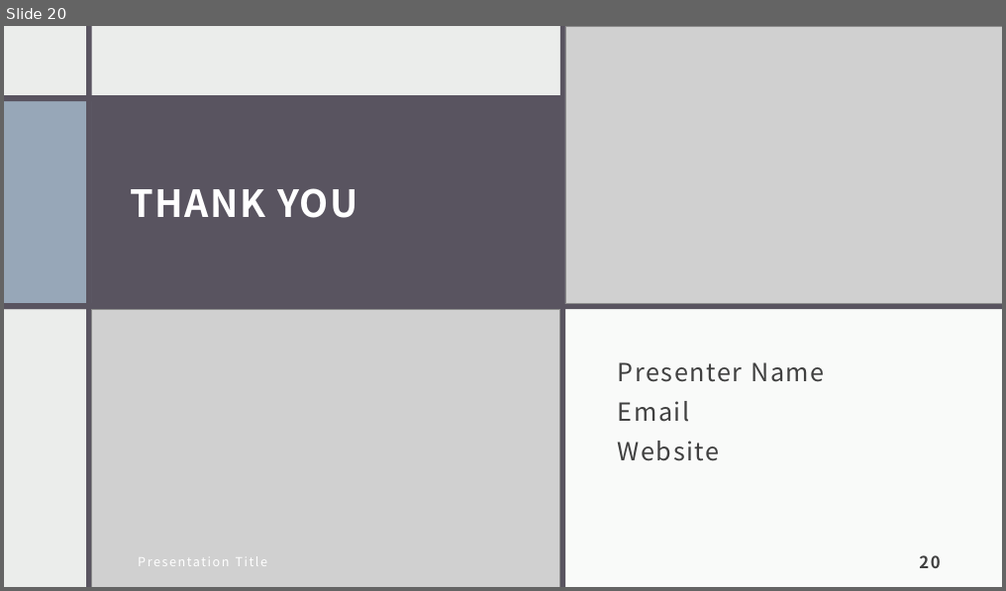
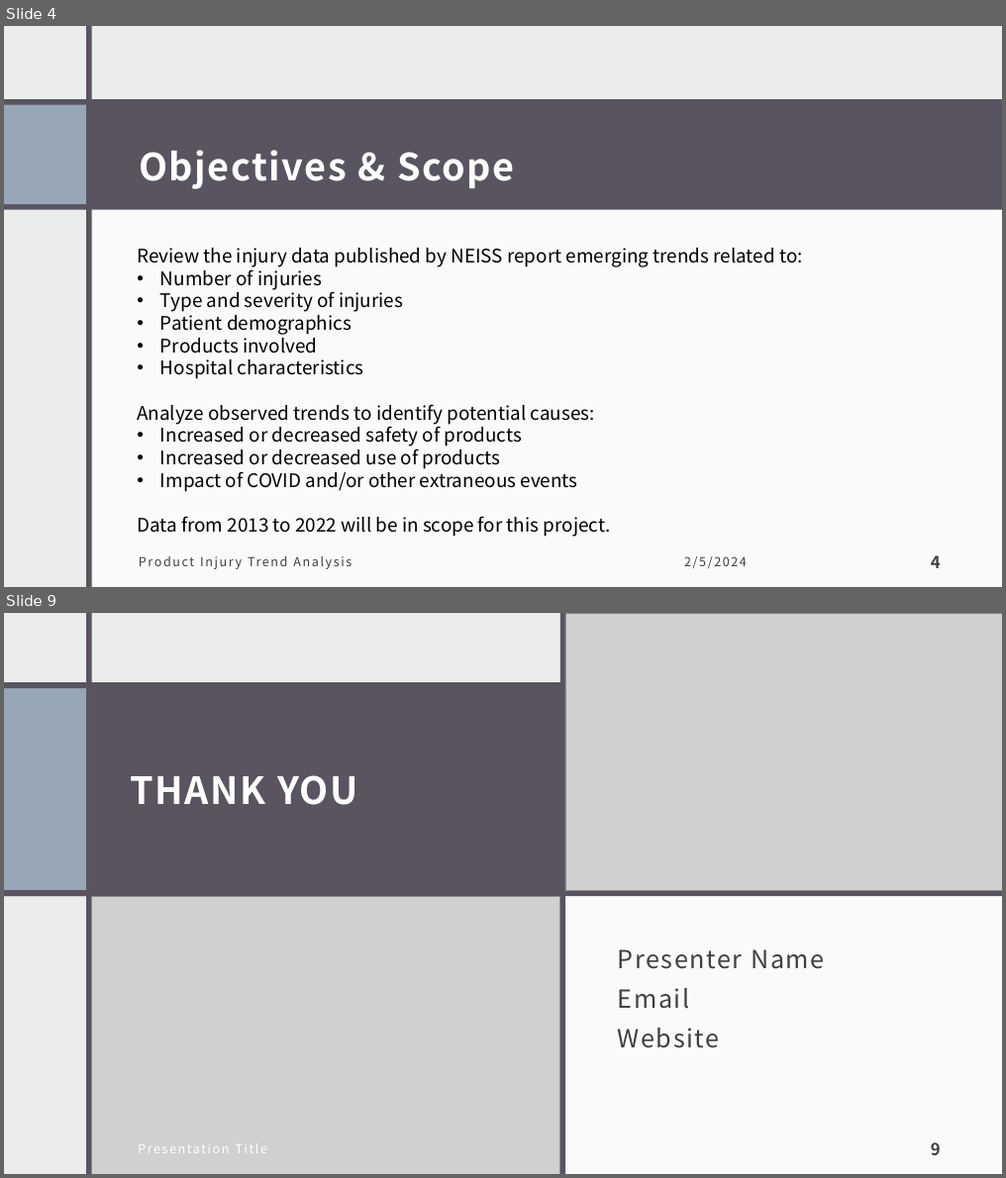
Before and after one commit to tamimcm416/product_injury, a slide deck: docs/Product Injuries.pptx. Shown one above the other, each under a label of ours: slide 20 before the commit, slides 4 and 9 after it; the slides between them are not shown. The pictures are 1006x591 and 1006x1178 pixels, drawn with LibreOffice and Linux fonts; fonts in the diff are those of the drawing; grey boxes stand for pictures. Boxes give left, top, right and bottom in pixels: in the first picture for what was removed or moved away, otherwise in the second. Text is boxed around its words. In the diff, an @@ line names an element or a change of style, - is before the commit and + after.

```diff
--- a/docs/Product Injuries.pptx
+++ b/docs/Product Injuries.pptx
@@ slide 4 added at box(4, 26, 1002, 587), background #EBEDEB; not listed: 3 template elements that a slide beside it also shows @@
@@ rectangle added at box(4, 26, 1002, 587), fill #EBEDEB @@
@@ rectangle added at box(4, 99, 1002, 209), fill #595460 @@
@@ rectangle added at box(4, 104, 86, 204), fill #97A7B8 @@
@@ title added at box(139, 150, 515, 189), 36 pt, text #FFFFFF, bold @@
+Objectives & Scope
@@ rectangle added at box(89, 200, 1002, 587), fill #FFFFFF at 75% opacity @@
@@ text added at box(137, 248, 803, 537), 18 pt, text #000000 @@
+Review the injury data published by NEISS report emerging trends related to:
+• Number of injuries
+• Type and severity of injuries
+• Patient demographics
+• Products involved
+• Hospital characteristics
+Analyze observed trends to identify potential causes:
+• Increased or decreased safety of products
+• Increased or decreased use of products
+• Impact of COVID and/or other extraneous events
+Data from 2013 to 2022 will be in scope for this project.
@@ text added at box(130, 543, 599, 580), 12 pt, text #404040 @@
+Product Injury Trend Analysis
@@ text added at box(684, 557, 746, 569), 12 pt, text #404040 @@
+2/5/2024
@@ page number added at box(931, 556, 941, 569), 16 pt, text #404040, bold @@
+4
@@ what was slide 20 is now slide 9 @@
@@ page number at box(931, 1143, 941, 1156): text changed @@
-20
+9
```
Also in this commit, not shown: 5 slides changed, 5 other slides added, 14 slides removed, 1 other file.
